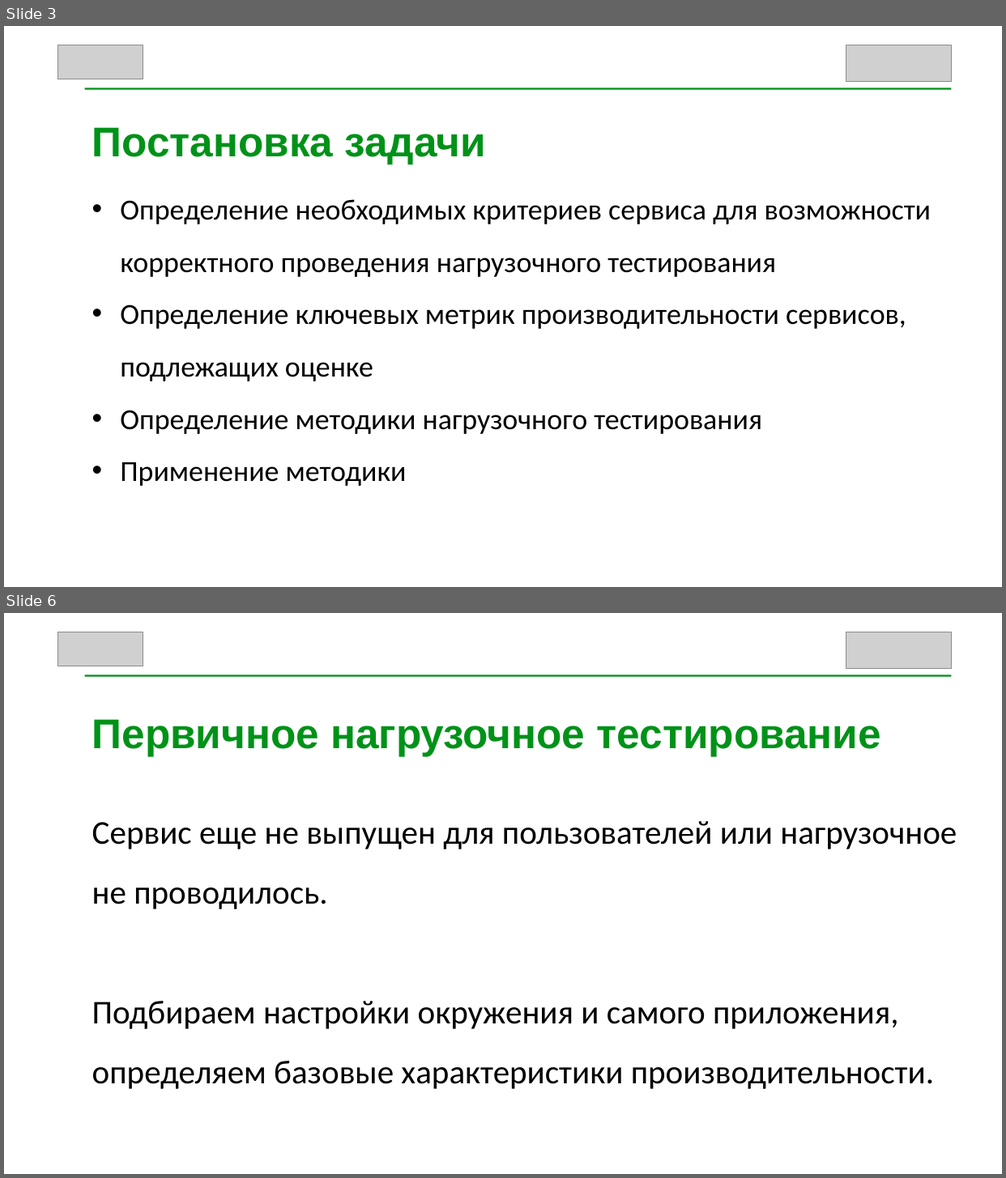
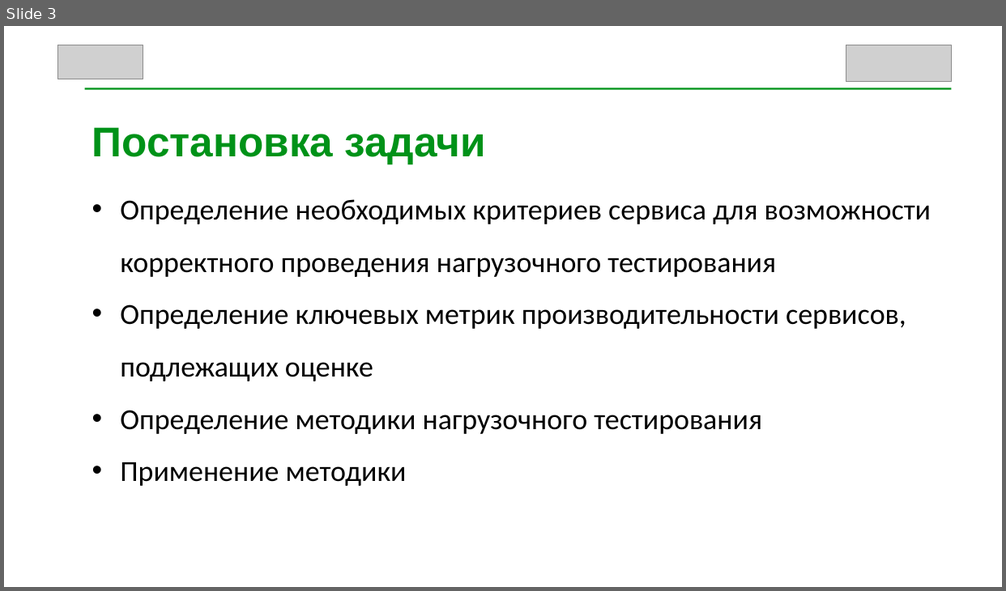
Before and after one commit to SilversShade/diplom-epta, a slide deck: Slides.pptx. Shown one above the other, each under a label of ours: slides 3 and 6 before the commit, slide 3 after it; the slides between them are not shown. The pictures are 1006x1178 and 1006x591 pixels, drawn with LibreOffice and Linux fonts; fonts in the diff are those of the drawing; grey boxes stand for pictures. Boxes give left, top, right and bottom in pixels: in the first picture for what was removed or moved away, otherwise in the second. Text is boxed around its words. In the diff, an @@ line names an element or a change of style, - is before the commit and + after.

```diff
--- a/Slides.pptx
+++ b/Slides.pptx
@@ slide 6 removed at (x1=4, y1=613, x2=1002, y2=1174), background #FFFFFF @@
@@ picture removed at (x1=57, y1=632, x2=143, y2=666) @@
@@ picture removed at (x1=846, y1=632, x2=951, y2=668) @@
@@ rectangle removed at (x1=85, y1=675, x2=952, y2=677) @@
@@ text removed at (x1=92, y1=719, x2=881, y2=756) @@
-Первичное нагрузочное тестирование
@@ text removed at (x1=92, y1=821, x2=957, y2=1089) @@
-Сервис еще не выпущен для пользователей или нагрузочное не проводилось.
-Подбираем настройки окружения и самого приложения, определяем базовые характеристики производительности.
```
Also in this commit, not shown: 10 slides changed, 1 slide added, 11 other slides removed.
